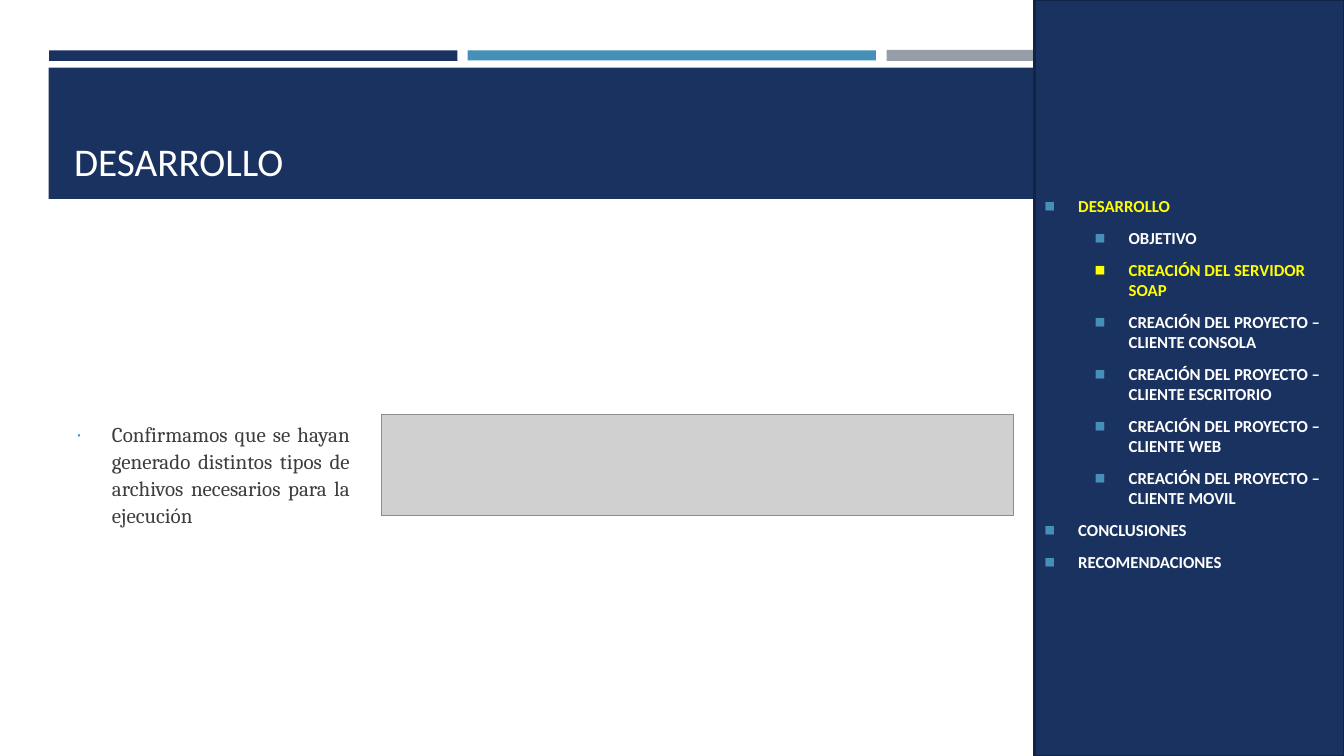
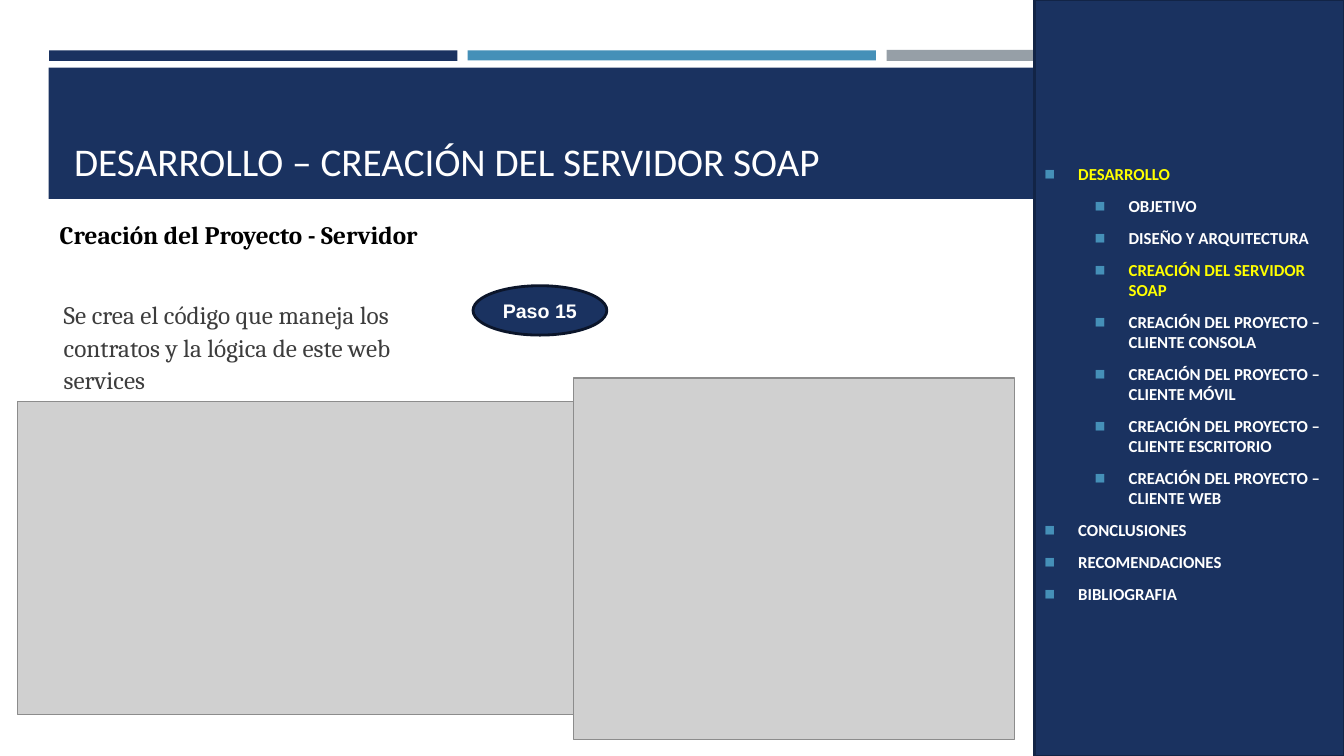
Before and after one commit to ArielGuevara/WS_TicketPremiun_DotNet_SOAP_GR5, a slide deck: slide 23 of 05. DOCUMENTACION/02. MANUAL TECNICO/PRESENTACION_SOAP_ BDD_DOTNET.pptx (slide 20 before the commit). Drawn at 1344x756 pixels with LibreOffice and Linux fonts; fonts in the diff are those of the drawing; grey boxes stand for pictures. Boxes give left, top, right and bottom in pixels: in the first picture for what was removed or moved away, otherwise in the second. Text is boxed around its words. In the diff, an @@ line names an element or a change of style, - is before the commit and + after.

```diff
--- a/05. DOCUMENTACION/02. MANUAL TECNICO/PRESENTACION_SOAP_ BDD_DOTNET.pptx
+++ b/05. DOCUMENTACION/02. MANUAL TECNICO/PRESENTACION_SOAP_ BDD_DOTNET.pptx
@@ title at (x1=74, y1=143, x2=819, y2=177): text changed @@
-DESARROLLO
+DESARROLLO – CREACIÓN DEL SERVIDOR SOAP
@@ text added at (x1=60, y1=226, x2=417, y2=250), 18 pt, text #000000, bold @@
+Creación del Proyecto - Servidor
@@ text in rectangle at (x1=1129, y1=230, x2=1308, y2=246): paragraph added @@
+  ◼ DISEÑO Y ARQUITECTURA
@@ ellipse added at (x1=473, y1=285, x2=607, y2=335), fill #1A3260, outline #0B162A 2 pt, 14 pt, text #FFFFFF, bold @@
+Paso 15
@@ text added at (x1=64, y1=306, x2=390, y2=389), 18 pt, text #3D3D3D @@
+Se crea el código que maneja los contratos y la lógica de este web services
@@ picture added at (x1=574, y1=378, x2=1014, y2=740) @@
@@ text in rectangle at (x1=1129, y1=366, x2=1308, y2=400): paragraph added @@
+  ◼ CREACIÓN DEL PROYECTO – CLIENTE MÓVIL
@@ picture added at (x1=17, y1=401, x2=574, y2=714) @@
@@ picture removed at (x1=381, y1=415, x2=1013, y2=516) @@
@@ text removed at (x1=112, y1=427, x2=350, y2=528) @@
-∙ Confirmamos que se hayan generado distintos tipos de archivos necesarios para la ejecución
@@ text in rectangle at (x1=1129, y1=471, x2=1308, y2=504): paragraph removed @@
-  ◼ CREACIÓN DEL PROYECTO – CLIENTE MOVIL
@@ text in rectangle at (x1=1078, y1=589, x2=1177, y2=600): paragraph added @@
+◼ BIBLIOGRAFIA
```
Also in this commit, not shown: 25 other slides changed, 29 slides added, 55 slides removed, 1 other file.
